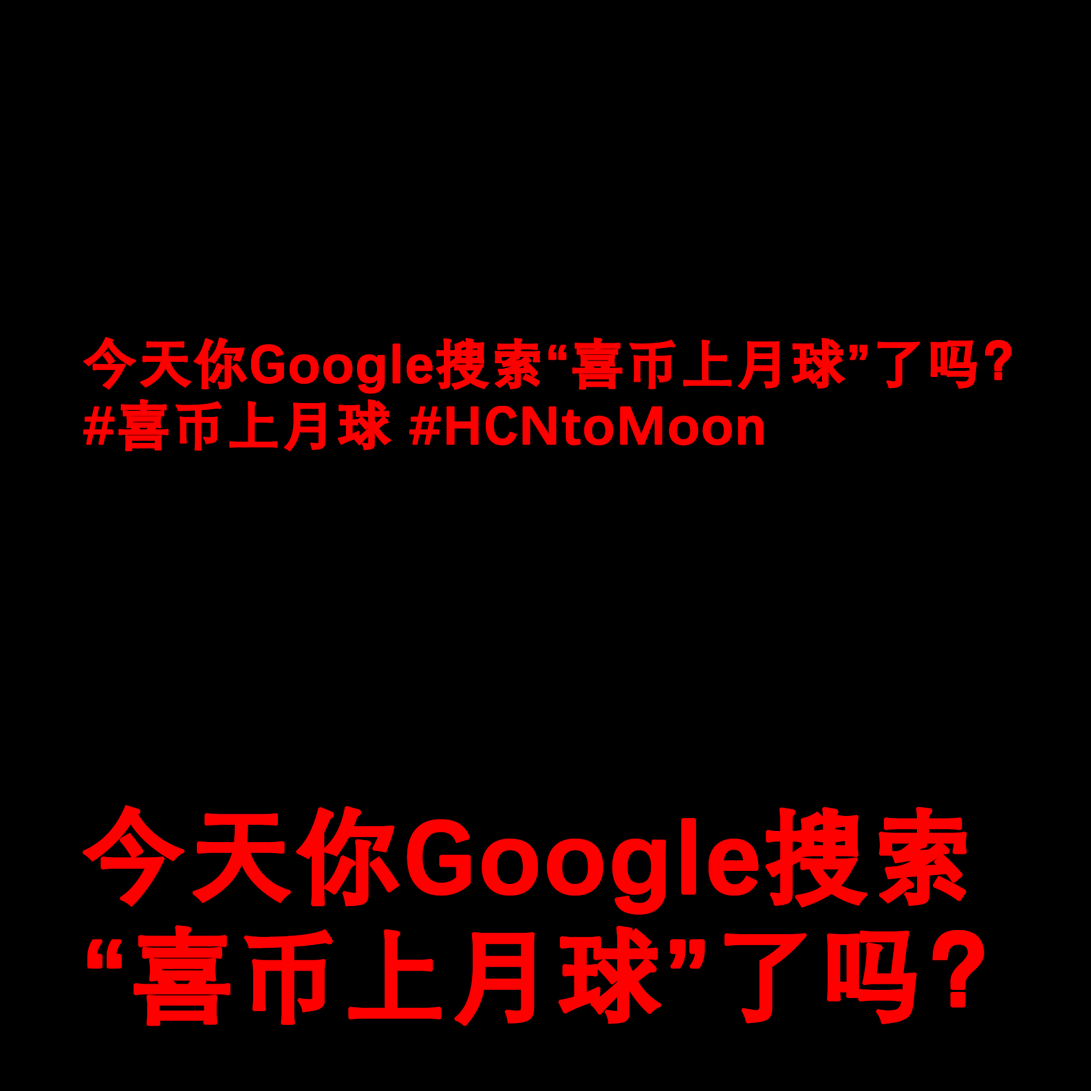
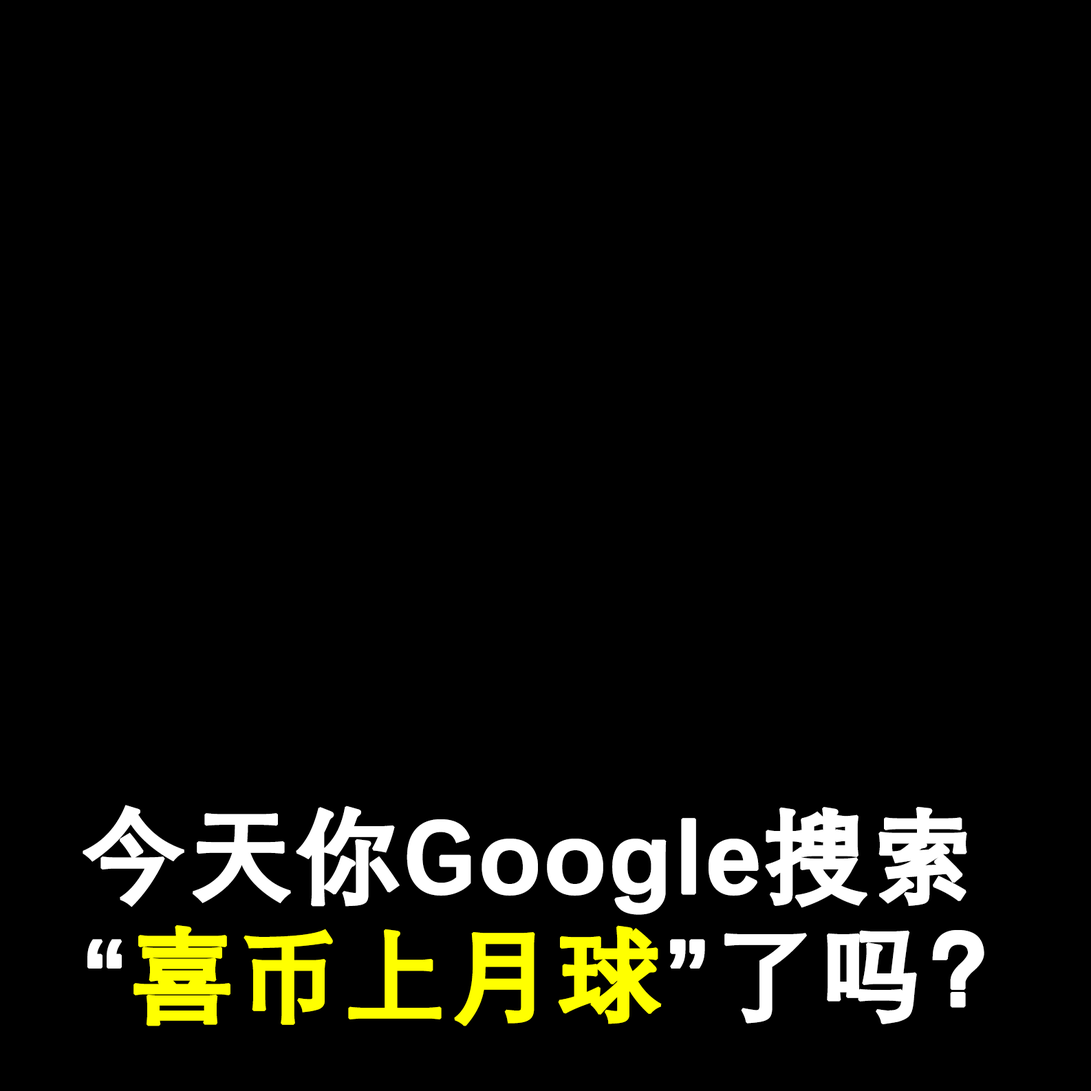
Two versions of the same layered image (1091 x 1091). Layer-by-layer changes:
hid "今天你Google搜索“喜币上月球”了吗？ #喜币上月球 #HCNtoMoon" over box(83, 337, 1013, 452)
hid "今天你Google搜索 “喜币上月球”了吗？ 副本" over box(82, 805, 985, 1027)
added layer "white 副本" above "white" over box(82, 805, 985, 1027)
hid "图层 3" over box(82, 337, 1013, 1027)
